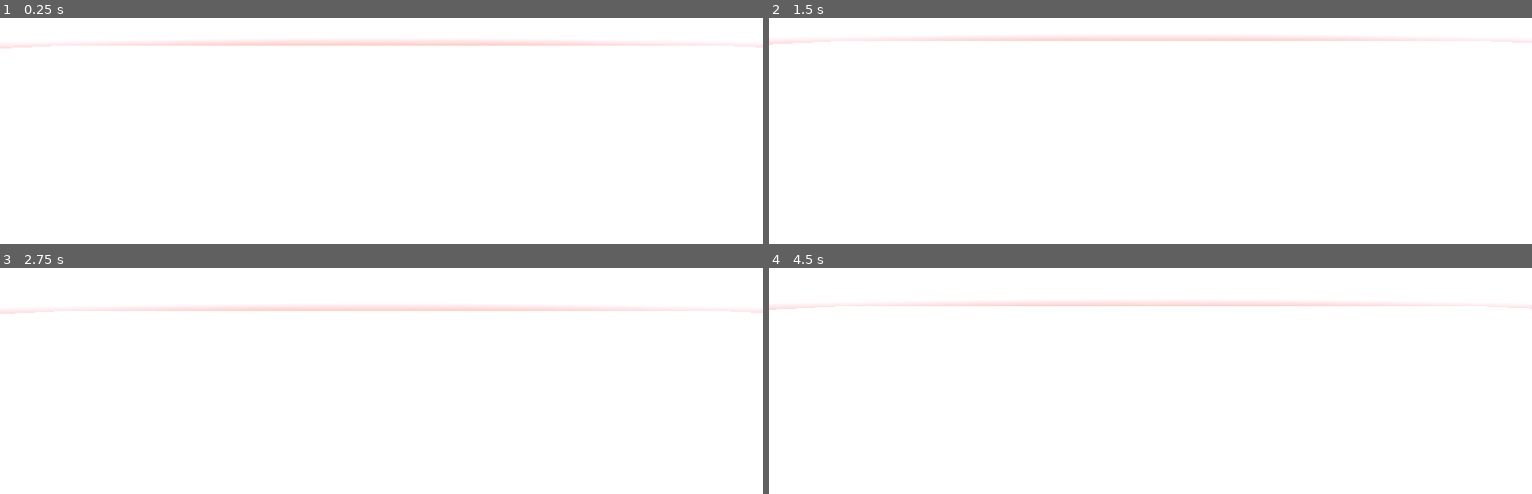
Above: before the commit, frames 1-4 (two rows, left to right).
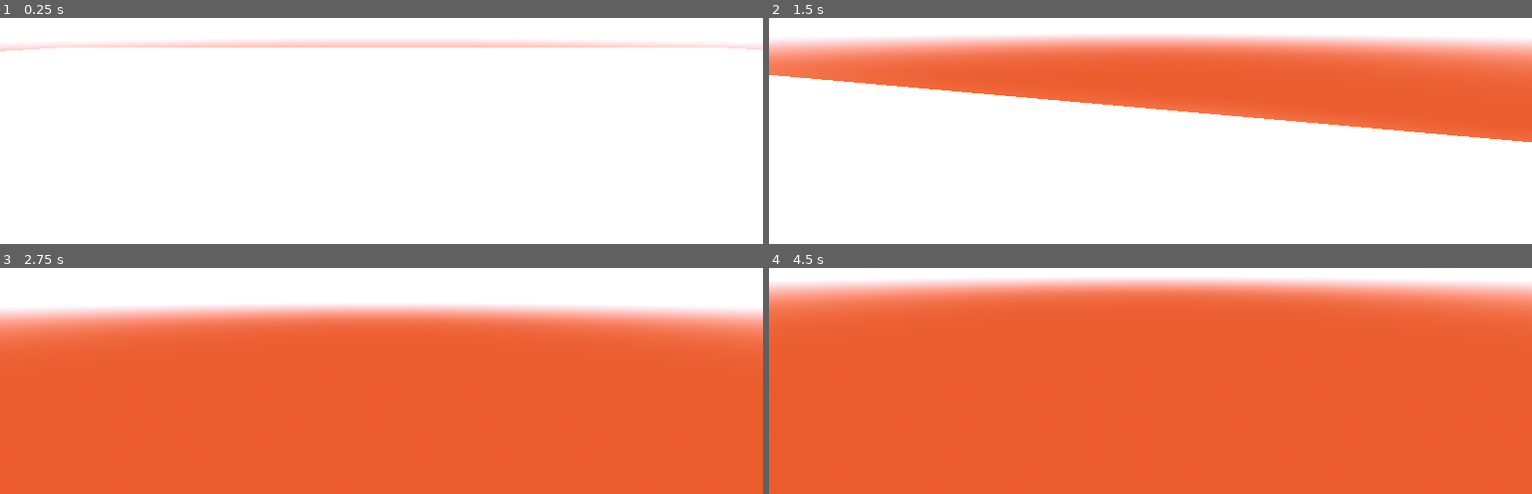
Above: after the commit, the same moments.

Repository: losanders6891/godot-thing-test-game-maybe
Game: Godot game, scene res://skene/main.tscn
Same seed, same stepped clock (60 frames per second), same inputs: the game is played once before the commit and once after it.
Inputs (mouse positions are in pixels of both pictures, inside the frame that each line leads up to):
- Up to frame 1 (0.25 s): no input
- Up to frame 2 (1.5 s): tap Enter at 0.5 s; move the mouse to (1188, 29) at 0.52 s; hold Space (jump) 0.53-1.28 s; hold Up (walk-forward) from 0.53 s (still down); move the mouse to (1112, 31) at 1.27 s; tap Space (jump) at 1.35 s
- Up to frame 3 (2.75 s): keep holding Up (walk-forward); tap Space (jump) at 1.52, 1.82 s; move the mouse to (396, 272) at 2.02 s; hold Space (jump) from 2.03 s (still down)
- Up to frame 4 (4.5 s): keep holding Up (walk-forward); move the mouse to (1142, 286) at 2.77 s; release Space (jump) at 2.78 s; tap Space (jump) at 2.85, 3.02, 3.32, 4.35 s; tap Enter at 3.5 s; move the mouse to (1203, 286) at 3.52 s; hold Space (jump) 3.53-4.28 s; tap Escape (noLock) at 4.15 s; move the mouse to (1089, 274) at 4.27 s

The runs differ from the first frame. In frame 1, 0.9% of the frame differs, in the area x 0-100%, y 12-15%; in frame 2, 30%; in frame 3, 81%; in frame 4, 94%, in the area x 0-100%, y 4-100%.
Error before the commit: Parse Error: Too few arguments for "get_vector()" call. Expected at least 4 but received 2. (res://scrips/player/bean.gd:16)

Commit message:
movement

Diff:
--- a/scrips/player/bean.gd
+++ b/scrips/player/bean.gd
@@ -1,25 +1,38 @@
 class_name playerController extends CharacterBody3D
-var movespeed = 7
-var gravity = 15
+var movespeed = 14
+var gravity = 0.8
 var jumpspeed = 20
 var dashspeed = 30
+var acceleration = 0.5
+var deceleration = 0.5
+var movementVelocity : Vector3 = Vector3.ZERO
 
+#rotates player
 func update_rotation(inputRotation) -> void:
 	global_transform.basis = Basis.from_euler(inputRotation)
 #start the main physics loop
 func _physics_process(delta):
 	#initialize and reset direction
-	var relative_direction = Vector3.ZERO
 	if Input.is_action_pressed("noLock"):
 		Input.mouse_mode = Input.MOUSE_MODE_VISIBLE
-	#XZ = ground plane
-	inputDir = Input.get_vector("strafe-left","strafe-right",)
+		#jumps and falls
 	if Input.is_action_pressed("jump") and  is_on_floor():
 		velocity.y += jumpspeed
 	if not is_on_floor():
 		velocity.y -= gravity
-	#normalize movement
-	if relative_direction != Vector3.ZERO:
-		relative_direction = relative_direction.normalized()
-		velocity = relative_direction * movespeed
-		move_and_slide()
+
+	#XZ = ground plane
+	var inputDir = Input.get_vector("strafe-left","walk-backward","walk-forward","strafe-right")
+	var currentVelocity = Vector2(movementVelocity.x, movementVelocity.z)
+	var direction = (transform.basis * Vector3(inputDir.x,0,inputDir.y)).normalized()
+
+	if direction:
+		currentVelocity = lerp(currentVelocity,Vector2(direction.x,direction.z) * movespeed,acceleration)
+	else:
+		currentVelocity = currentVelocity.move_toward(Vector2.ZERO,deceleration)
+
+	movementVelocity = Vector3(currentVelocity.x,velocity.y,currentVelocity.y)
+
+	velocity = movementVelocity
+
+	move_and_slide()
--- a/skene/BEAN.tscn
+++ b/skene/entities(character and enemies)/BEAN.tscn
@@ -65,6 +65,7 @@
 [node name="Camera3D" type="Camera3D" parent="Neck"]
 transform = Transform3D(1, 0, 0, 0, 1, 0, 0, 0, 1, 0, 0, -0.0700853)
 current = true
+near = 0.01
 
 [node name="components" type="Node" parent="."]
 
--- a/skene/main.tscn
+++ b/skene/main.tscn
@@ -1,6 +1,6 @@
 [gd_scene load_steps=12 format=3 uid="uid://b7mvtxt8vt666"]
 
-[ext_resource type="PackedScene" uid="uid://maey76qlgkxw" path="res://skene/BEAN.tscn" id="1_wlvi1"]
+[ext_resource type="PackedScene" uid="uid://maey76qlgkxw" path="res://skene/entities(character and enemies)/BEAN.tscn" id="1_wlvi1"]
 
 [sub_resource type="ProceduralSkyMaterial" id="ProceduralSkyMaterial_ig7tw"]
 sky_top_color = Color(0.6376, 0.281882, 0.643884, 1)
@@ -70,7 +70,7 @@
 transform = Transform3D(1, 0, 0, 0, -0.771625, 0.636078, 0, -0.636078, -0.771625, 0, 21.1589, 0)
 
 [node name="DirectionalLight3D" type="DirectionalLight3D" parent="solar orbit"]
-transform = Transform3D(1, 0, 0, 0, 1, 0, 0, 0, 1, 0, 0.0922565, 0)
+transform = Transform3D(1, 0, 0, 0, 0.9999999, -2.9802322e-08, 0, 2.9802322e-08, 0.9999999, 0, 2.5431795, 28.492195)
 light_energy = 2.829
 shadow_enabled = true
 
Not shown, changed: icon.svg.import
Not shown, changed: README.md
